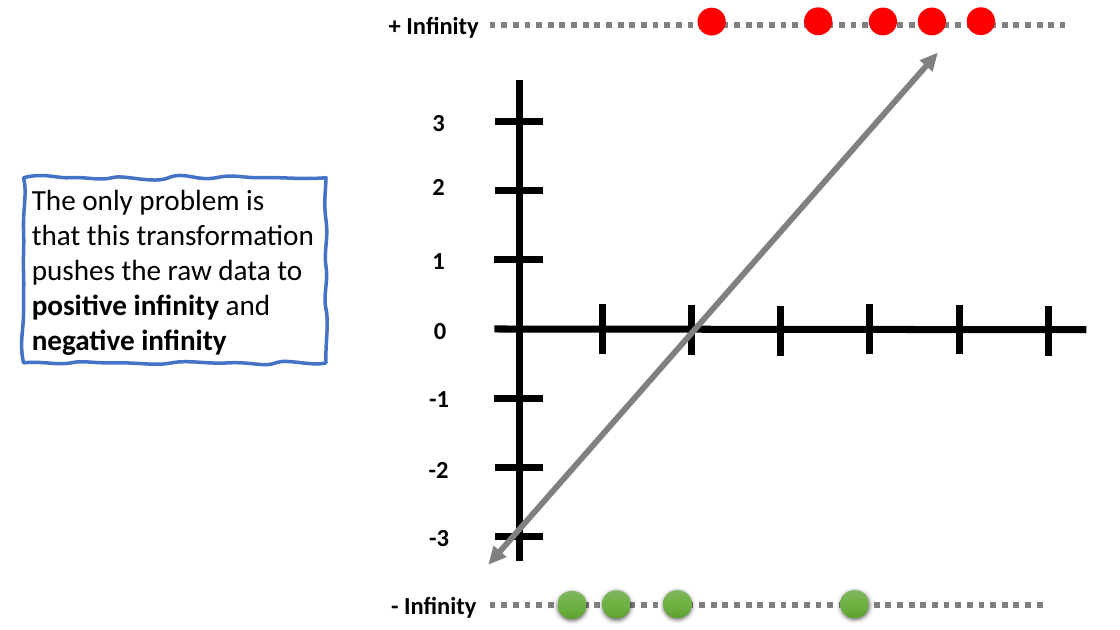
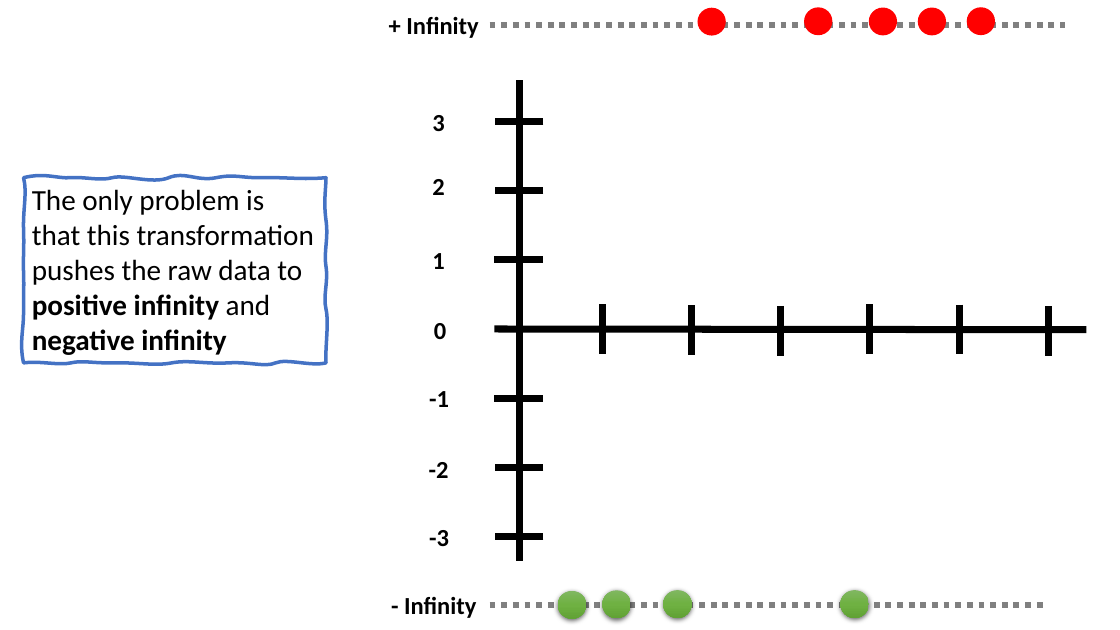
Before and after one commit to robitussin/CCMACLRL, a slide deck: slide 10 of 5 - Logistic Regression/Logistic Regression (Math).pptx (slide 8 before the commit). Drawn at 1120x630 pixels with LibreOffice and Linux fonts; fonts in the diff are those of the drawing; background and template pictures are left out. Boxes give left, top, right and bottom in pixels: in the first picture for what was removed or moved away, otherwise in the second. Text is boxed around its words. In the diff, an @@ line names an element or a change of style, - is before the commit and + after.

```diff
--- a/5 - Logistic Regression/Logistic Regression (Math).pptx
+++ b/5 - Logistic Regression/Logistic Regression (Math).pptx
@@ double arrow removed from (489, 565) to (938, 53) @@
```
Also in this commit, not shown: 27 other slides changed, 18 slides added.
